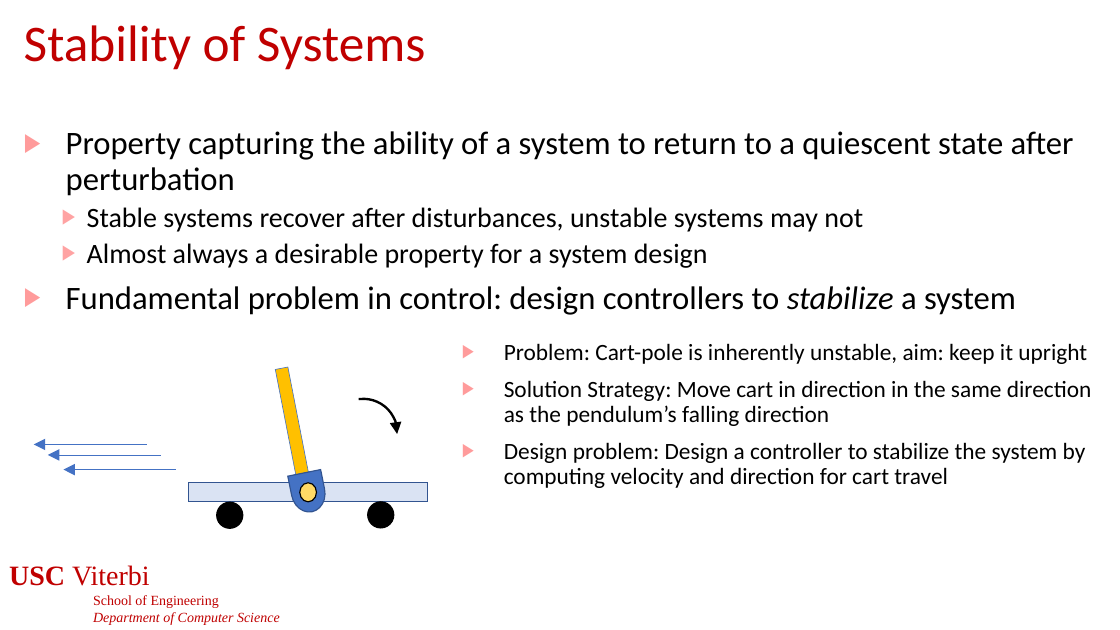
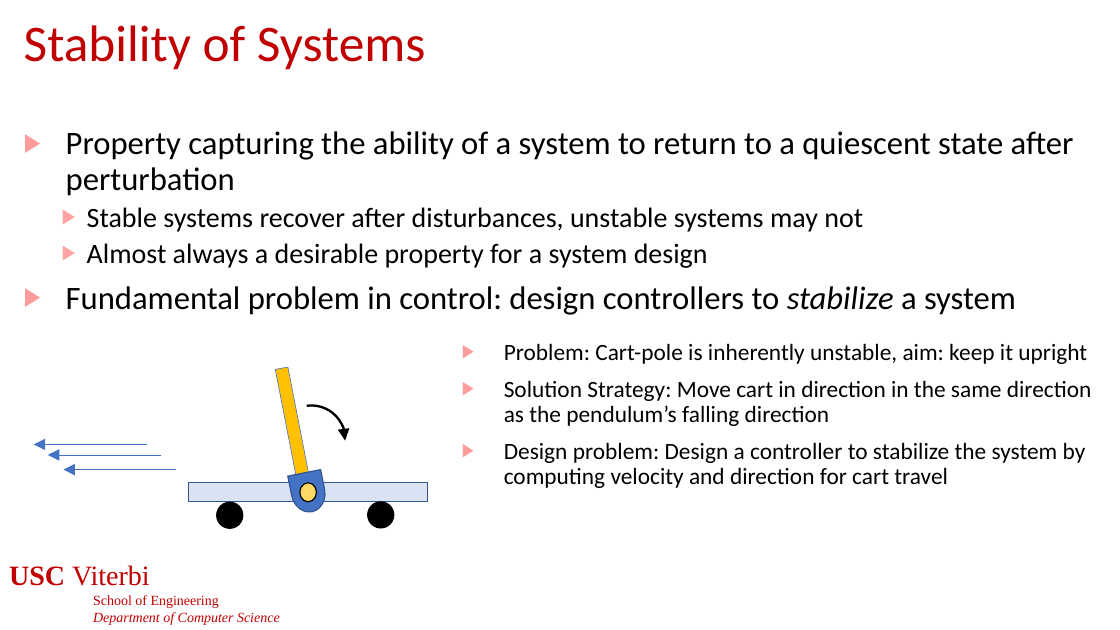
Before and after one commit to jdeshmukh/jdeshmukh.github.io, a slide deck: slide 20 of teaching/cs513slides/lecture3-Dynamical-System-Models.pptx. Drawn at 1120x630 pixels with LibreOffice and Linux fonts; fonts in the diff are those of the drawing; background and template pictures are left out. Boxes give left, top, right and bottom in pixels: in the first picture for what was removed or moved away, otherwise in the second. Text is boxed around its words. In the diff, an @@ line names an element or a change of style, - is before the commit and + after.

```diff
--- a/teaching/cs513slides/lecture3-Dynamical-System-Models.pptx
+++ b/teaching/cs513slides/lecture3-Dynamical-System-Models.pptx
@@ arc (boxed as its full ellipse): place and size @@
-arc (boxed as its full ellipse) at [317,387,409,479]
+arc (boxed as its full ellipse) at [265,394,357,486]
```
Also in this commit, not shown: 1 other file.
